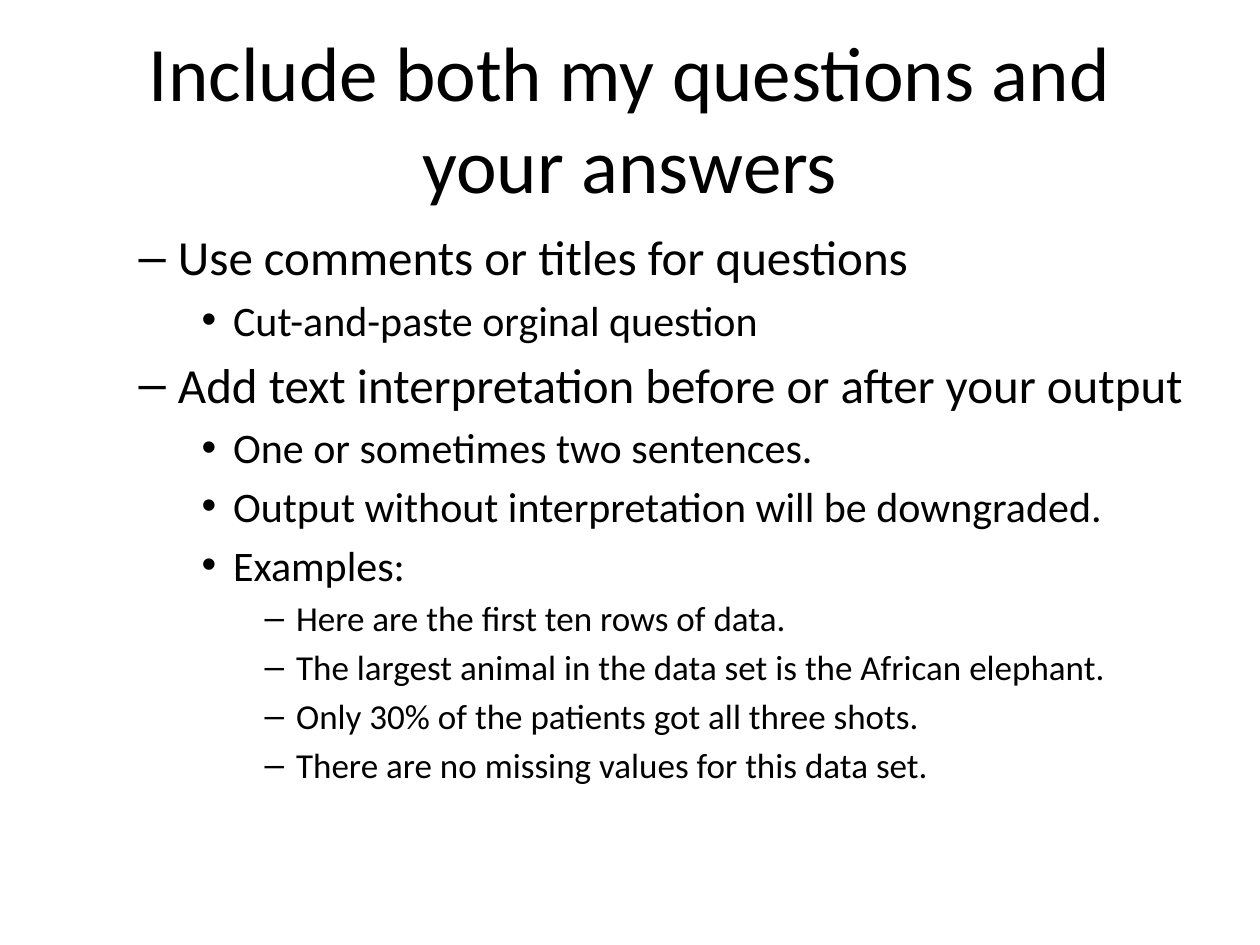
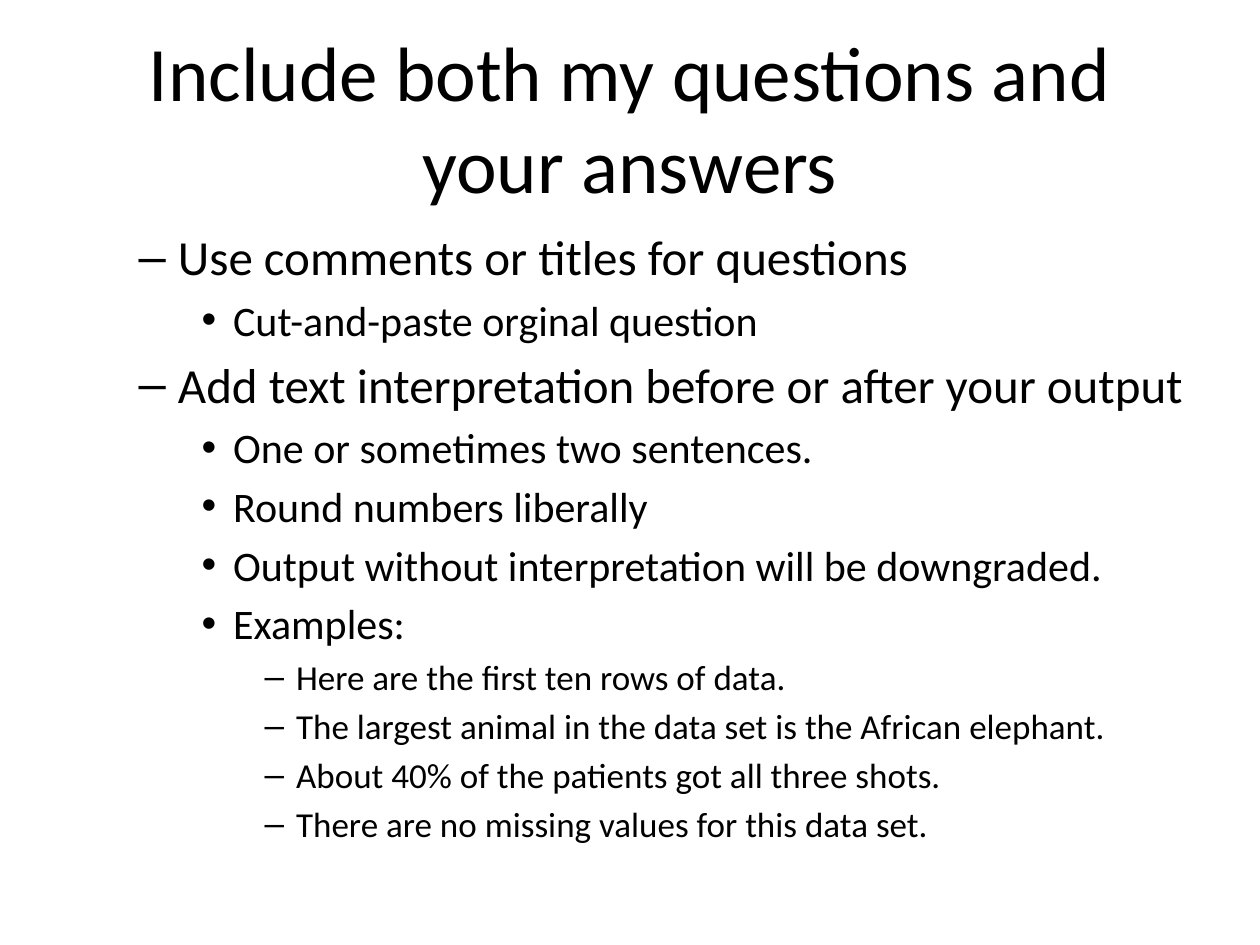
Before and after one commit to pmean/classes, a slide deck: slide 22 of software-engineering/results/programming-expectations.pptx. Drawn at 1260x945 pixels with LibreOffice and Linux fonts; fonts in the diff are those of the drawing. Boxes give left, top, right and bottom in pixels: in the first picture for what was removed or moved away, otherwise in the second. Text is boxed around its words. In the diff, an @@ line names an element or a change of style, - is before the commit and + after.

```diff
--- a/software-engineering/results/programming-expectations.pptx
+++ b/software-engineering/results/programming-expectations.pptx
@@ text at [233, 492, 647, 529]: paragraph added @@
+    • Round numbers liberally
@@ text at [296, 763, 940, 794]: text changed @@
-      – Only 30% of the patients got all three shots.
+      – About 40% of the patients got all three shots.
```
Also in this commit, not shown: 13 other slides changed, 2 slides added, 1 slide removed, 25 other files.
